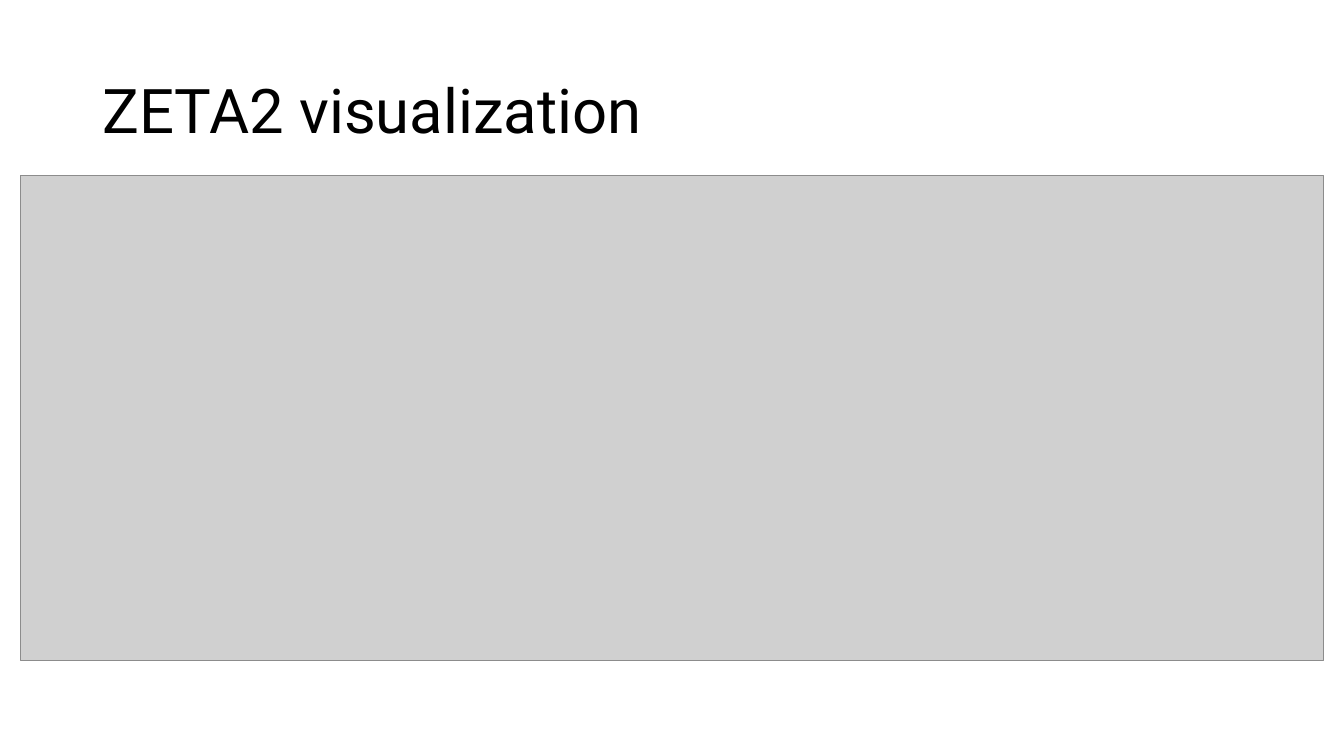
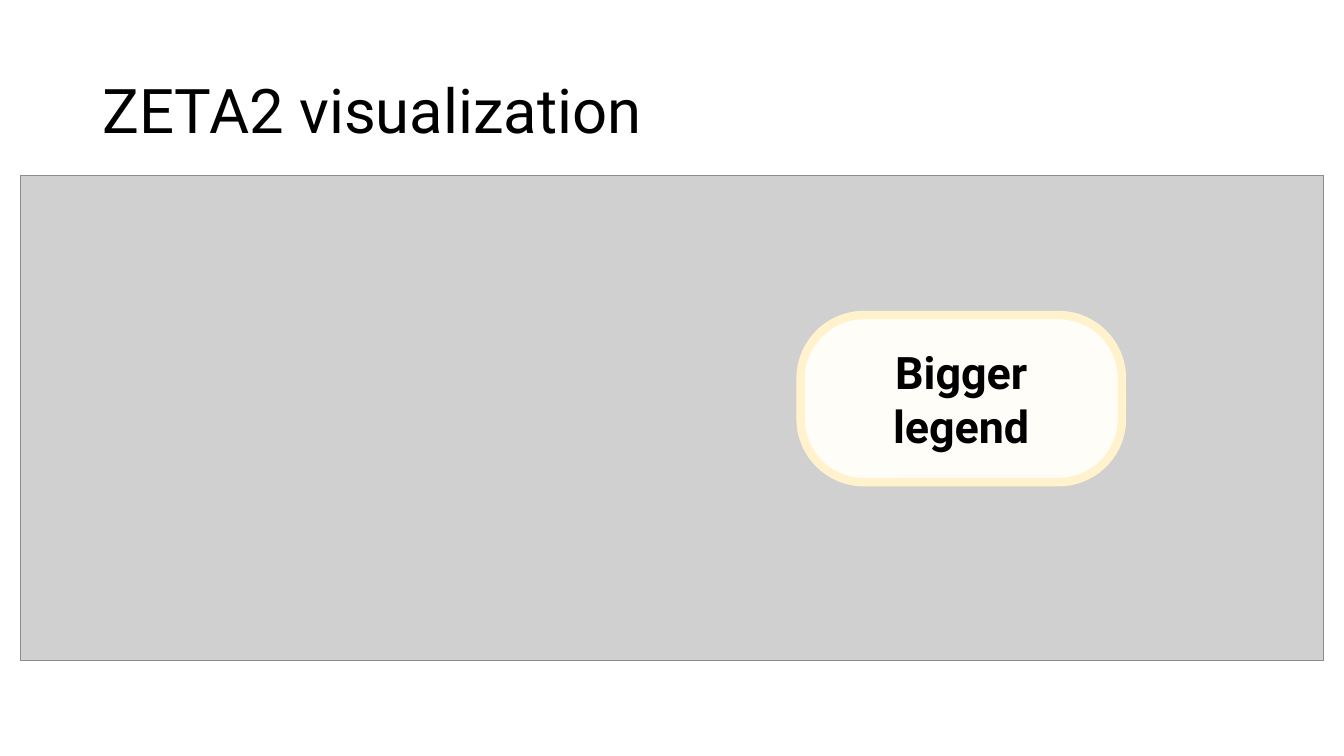
Before and after one commit to trNk27/Human_Data_Exploration, a slide deck: slide 21 of presentation/Prototype.pptx (slide 20 before the commit). Drawn at 1344x756 pixels with LibreOffice and Linux fonts; fonts in the diff are those of the drawing; grey boxes stand for pictures; background and template pictures are left out. Boxes give left, top, right and bottom in pixels: in the first picture for what was removed or moved away, otherwise in the second. Text is boxed around its words. In the diff, an @@ line names an element or a change of style, - is before the commit and + after.

```diff
--- a/presentation/Prototype.pptx
+++ b/presentation/Prototype.pptx
@@ rounded rectangle added at (801, 316, 1122, 483), fill #FFFDF7, outline #FFF2CC 6 pt, 32 pt, text #000000, bold @@
+Bigger legend
```
Also in this commit, not shown: 9 other slides changed, 5 slides added, 4 slides removed, 17 other files.
